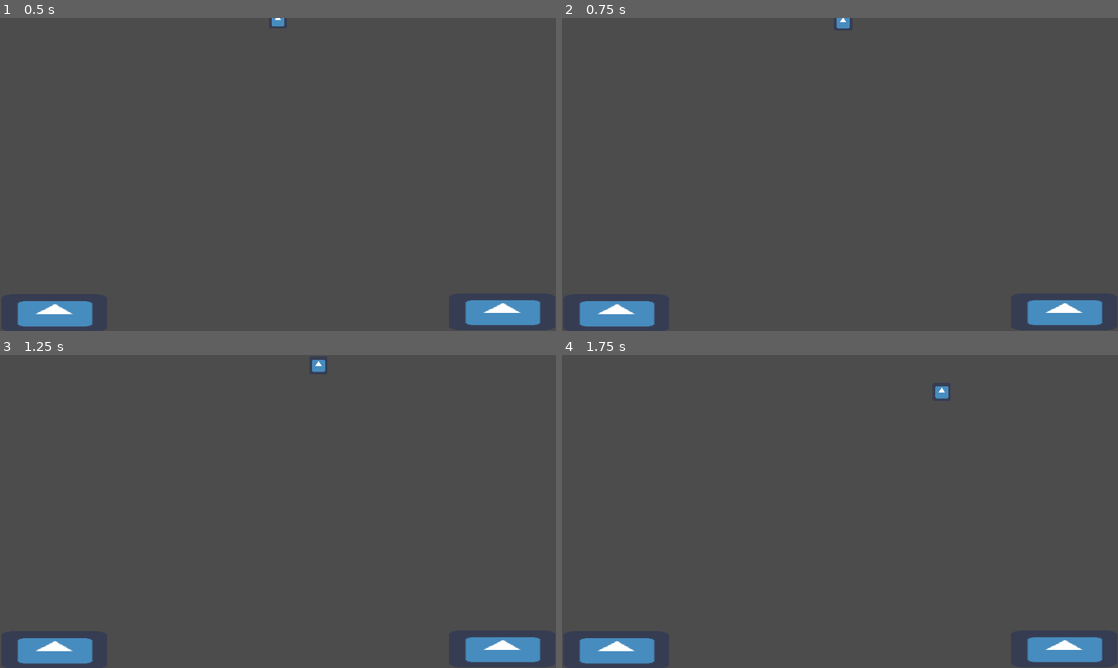
Above: before the commit, frames 1-4 (two rows, left to right).
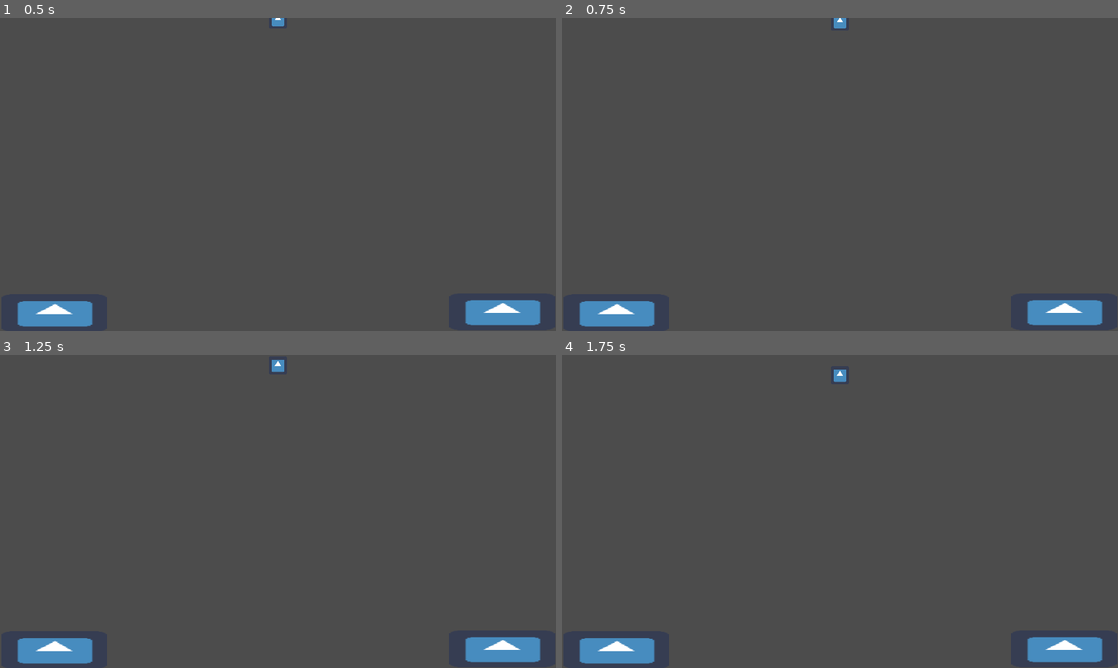
Above: after the commit, the same moments.

Repository: Delfrank94/GGJ20
Game: Godot game, scene res://Level.tscn
Two runs of this game, one before a commit and one after it. Both use one fixed random seed, a clock stepped at 60 frames per second and the inputs below. The engine's default icon, where the game draws it, is replaced by a stand-in: a white triangle on a blue panel in a dark square.
Inputs:
- Up to frame 1 (0.5 s): no input
- Up to frame 2 (0.75 s): tap Enter at 0.5 s; hold Right (ui_right) from 0.53 s (still down)
- Up to frame 3 (1.25 s): keep holding Right (ui_right)
- Up to frame 4 (1.75 s): release Right (ui_right) at 1.28 s; hold Down (ui_down) from 1.28 s (still down)

Frame 1 is identical in both runs. In frame 2, less than 0.1% of the frame differs, in the area x 48-52%, y 0-4%; in frame 3, 0.2%; in frame 4, 0.2%, in the area x 48-70%, y 4-14%.

Commit message:
movable piece

Diff:
--- a/Level.gd
+++ b/Level.gd
@@ -1,7 +1,6 @@
 extends Node2D
 
 onready var pieceScene = load("res://BoxPiece.tscn")
-
 
 func _ready():
 	var piece = pieceScene.instance()
--- a/Level.tscn
+++ b/Level.tscn
@@ -1,10 +1,13 @@
-[gd_scene load_steps=4 format=2]
+[gd_scene load_steps=5 format=2]
 
 [ext_resource path="res://icon.png" type="Texture" id=1]
 [ext_resource path="res://Level.gd" type="Script" id=2]
 
 [sub_resource type="RectangleShape2D" id=1]
 extents = Vector2( 184.608, 63.6351 )
+
+[sub_resource type="RectangleShape2D" id=2]
+extents = Vector2( 599.863, 12.9777 )
 
 [node name="Level" type="Node2D"]
 script = ExtResource( 2 )
@@ -34,3 +37,10 @@
 
 [node name="CollisionShape2D" type="CollisionShape2D" parent="Floor2"]
 shape = SubResource( 1 )
+
+[node name="Floor3" type="StaticBody2D" parent="."]
+position = Vector2( 888.381, 1090.6 )
+
+[node name="CollisionShape2D" type="CollisionShape2D" parent="Floor3"]
+position = Vector2( 66.8074, -10.021 )
+shape = SubResource( 2 )
--- a/Piece.gd
+++ b/Piece.gd
@@ -1,11 +1,13 @@
 extends RigidBody2D
-
+signal landed
+var active = false
 
 export var moveForce = 50
 func _physics_process(_delta):
-	if Input.is_action_pressed("ui_left"):
-		apply_impulse(Vector2.ZERO,Vector2.LEFT * moveForce)
-	if Input.is_action_pressed("ui_right"):
-		apply_impulse(Vector2.ZERO,Vector2.RIGHT * moveForce)
-	if Input.is_action_pressed("ui_down"):
-		apply_impulse(Vector2.ZERO,Vector2.DOWN * moveForce)
+	if active:
+		if Input.is_action_pressed("ui_left"):
+			apply_impulse(Vector2.ZERO,Vector2.LEFT * moveForce)
+		if Input.is_action_pressed("ui_right"):
+			apply_impulse(Vector2.ZERO,Vector2.RIGHT * moveForce)
+		if Input.is_action_pressed("ui_down"):
+			apply_impulse(Vector2.ZERO,Vector2.DOWN * moveForce)
